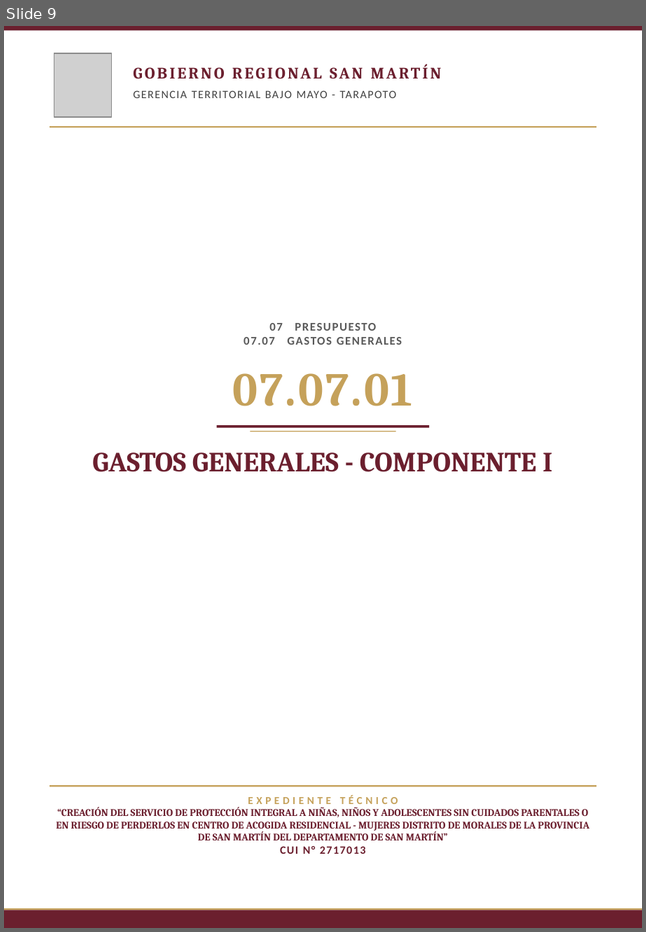
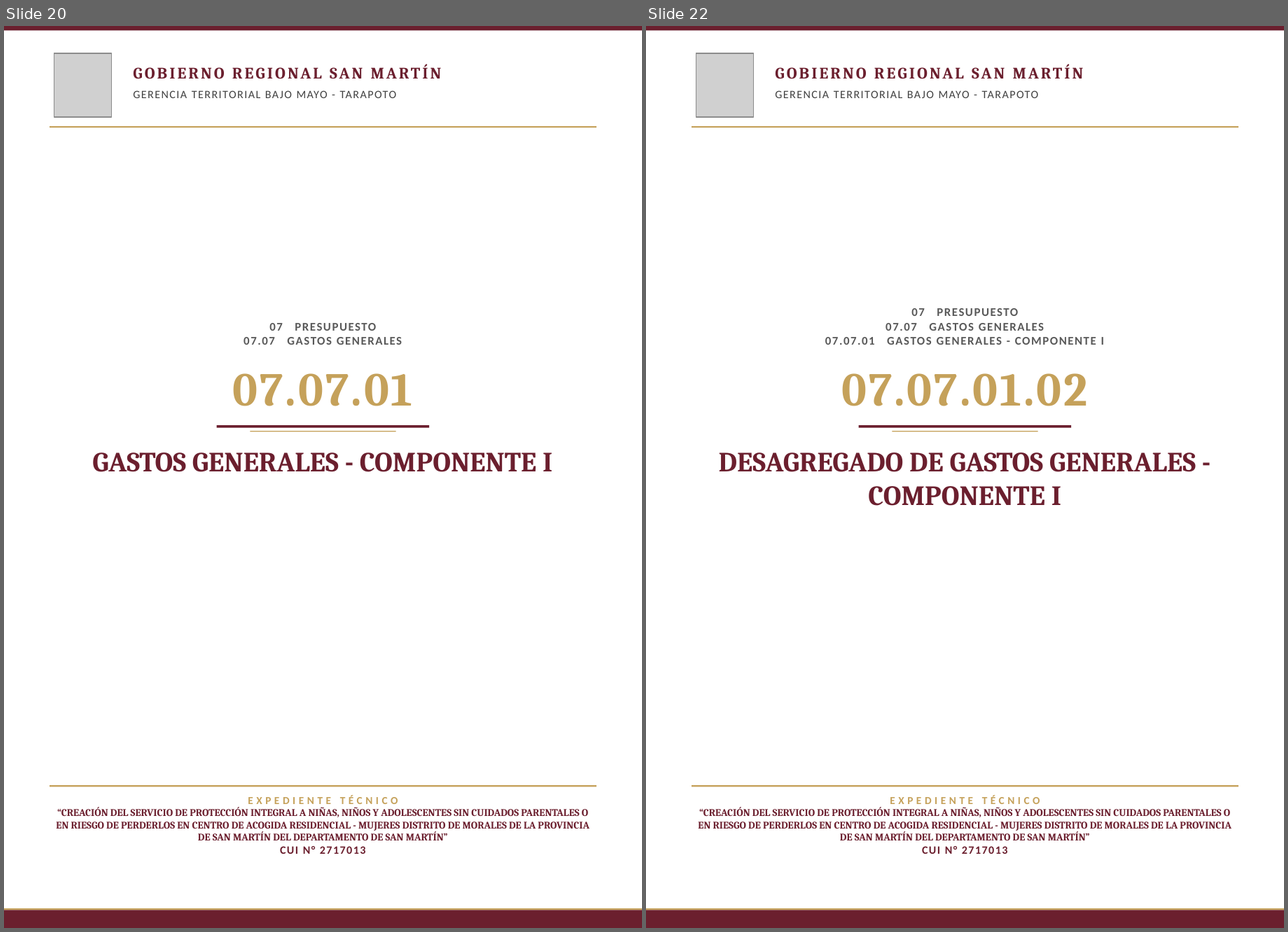
Before and after one commit to josedelcarmenpizarrosuarez10-debug/holaaa, a slide deck: entregables_mujeres/SEPARADORES_PRESUPUESTO_CAR_MUJERES.pptx. Shown side by side, each under a label of ours: slide 9 before the commit, slides 20 and 22 after it; the slides between them are not shown. The pictures are 646x932 and 1288x932 pixels, drawn with LibreOffice and Linux fonts; fonts in the diff are those of the drawing; grey boxes stand for pictures; background and template pictures are left out. Boxes give left, top, right and bottom in pixels: in the first picture for what was removed or moved away, otherwise in the second. Text is boxed around its words. In the diff, an @@ line names an element or a change of style, - is before the commit and + after.

```diff
--- a/entregables_mujeres/SEPARADORES_PRESUPUESTO_CAR_MUJERES.pptx
+++ b/entregables_mujeres/SEPARADORES_PRESUPUESTO_CAR_MUJERES.pptx
@@ slide 22 added at (646, 26, 1284, 928), background picture (left out) @@
@@ rectangle added at (646, 26, 1284, 31), fill #6B1F2E @@
@@ picture added at (696, 53, 753, 117) @@
@@ text added at (773, 62, 1244, 88), 15 pt, text #6B1F2E, bold @@
+GOBIERNO REGIONAL SAN MARTÍN
@@ text added at (775, 90, 1038, 98), 10.5 pt, text #404040 @@
+GERENCIA TERRITORIAL BAJO MAYO - TARAPOTO
@@ rectangle added at (692, 126, 1238, 128), fill #C5A15A @@
@@ text added at (825, 308, 1104, 344), 11 pt, text #595959, bold @@
+07 PRESUPUESTO
+07.07 GASTOS GENERALES
+07.07.01 GASTOS GENERALES - COMPONENTE I
@@ text added at (841, 373, 1088, 406), 44 pt, text #C5A15A, bold @@
+07.07.01.02
@@ rectangle added at (859, 426, 1072, 428), fill #6B1F2E @@
@@ rectangle added at (892, 431, 1038, 431), fill #C5A15A @@
@@ text added at (719, 452, 1196, 505), 26 pt, text #6B1F2E, bold @@
+DESAGREGADO DE GASTOS GENERALES - COMPONENTE I
@@ rectangle added at (692, 785, 1238, 786), fill #C5A15A @@
@@ text added at (698, 795, 1231, 853), 9.5 pt, text #6B1F2E, bold @@
+EXPEDIENTE TÉCNICO
+“CREACIÓN DEL SERVICIO DE PROTECCIÓN INTEGRAL A NIÑAS, NIÑOS Y ADOLESCENTES SIN CUIDADOS PARENTALES O EN RIESGO DE PERDERLOS EN CENTRO DE ACOGIDA RESIDENCIAL - MUJERES DISTRITO DE MORALES DE LA PROVINCIA DE SAN MARTÍN DEL DEPARTAMENTO DE SAN MARTÍN”
+CUI N° 2717013
@@ rectangle added at (646, 908, 1284, 909), fill #C5A15A @@
@@ rectangle added at (646, 909, 1284, 928), fill #6B1F2E @@
@@ what was slide 9 is now slide 20 @@
```
Also in this commit, not shown: 24 other slides added, 3 other files.
